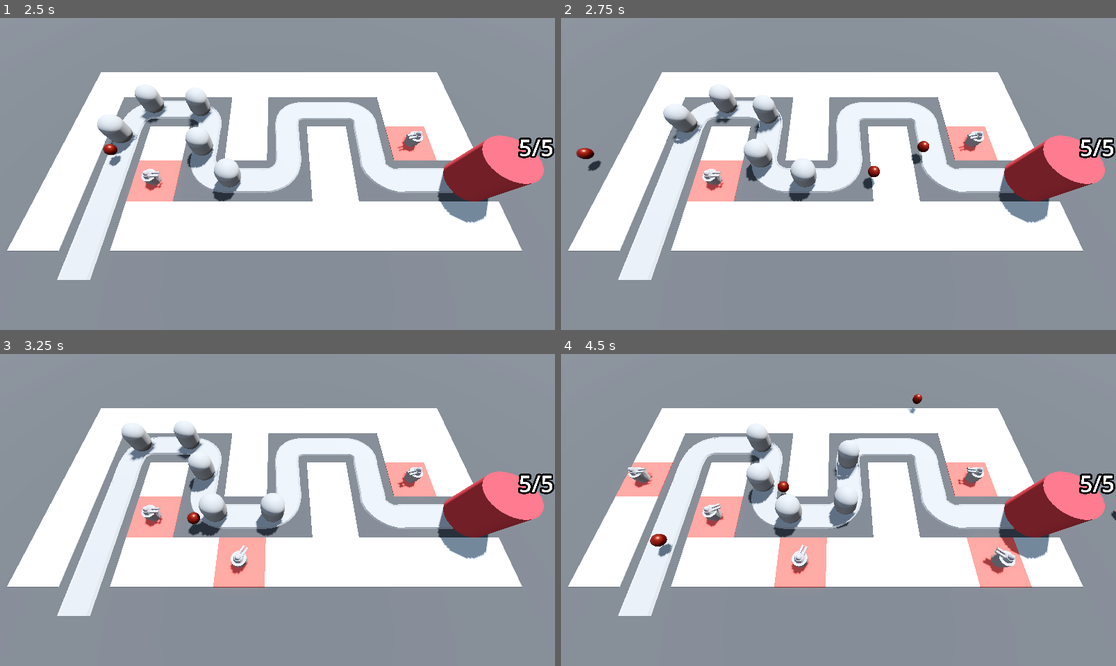
Above: before the commit, frames 1-4 (two rows, left to right).
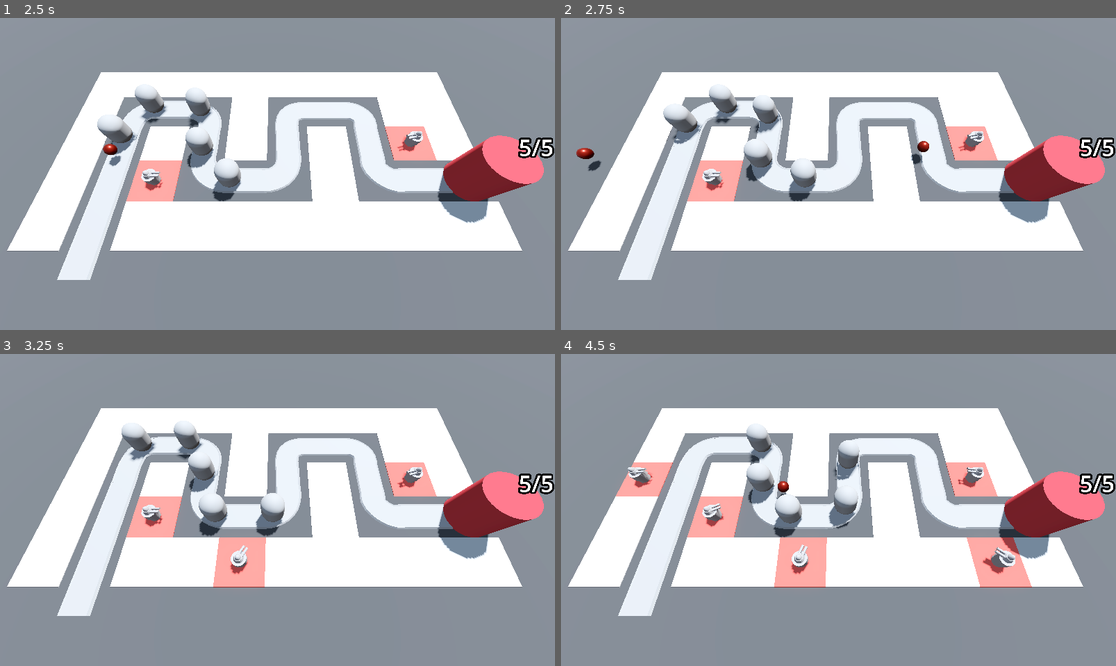
Above: after the commit, the same moments.

Repository: prokosim/barbar-blast
Game: Godot game, scene res://BaseLevel.tscn
Same seed, same stepped clock (60 frames per second), same inputs: the game is played once before the commit and once after it.
Inputs (mouse positions are in pixels of both pictures, inside the frame that each line leads up to):
- Up to frame 1 (2.5 s): move the mouse to (399, 158) at 0.52 s; press the mouse at (399, 158) at 0.53 s; move the mouse to (166, 189) at 1.27 s; release the mouse at (166, 189) at 1.28 s; click (166, 189) at 1.35 s; move the mouse to (333, 105) at 2.02 s; press the mouse at (333, 105) at 2.03 s
- Up to frame 2 (2.75 s): no input
- Up to frame 3 (3.25 s): move the mouse to (249, 572) at 2.77 s; release the mouse at (249, 572) at 2.78 s; click (249, 572) at 2.85 s
- Up to frame 4 (4.5 s): move the mouse to (1005, 556) at 3.52 s; press the mouse at (1005, 556) at 3.53 s; move the mouse to (672, 463) at 4.27 s; release the mouse at (672, 463) at 4.28 s; click (672, 463) at 4.35 s

Frame 1 is identical in both runs. In frame 2, 0.1% of the frame differs, in the area x 54-58%, y 47-56%; in frame 3, 0.1%; in frame 4, 0.3%, in the area x 16-100%, y 12-66%.

Commit message:
bullets flying

Diff:
--- a/Enemy/enemy.tscn
+++ b/Enemy/enemy.tscn
@@ -1,8 +1,12 @@
-[gd_scene load_steps=3 format=3 uid="uid://cwb5tvyhhlosf"]
+[gd_scene load_steps=4 format=3 uid="uid://cwb5tvyhhlosf"]
 
 [ext_resource type="Script" path="res://Enemy/enemy.gd" id="1_2vkdj"]
 
 [sub_resource type="CapsuleMesh" id="CapsuleMesh_hlgin"]
+radius = 1.0
+height = 3.0
+
+[sub_resource type="CapsuleShape3D" id="CapsuleShape3D_5q5m8"]
 radius = 1.0
 height = 3.0
 
@@ -14,3 +18,9 @@
 [node name="MeshInstance3D" type="MeshInstance3D" parent="."]
 transform = Transform3D(1, 0, 0, 0, 1, 0, 0, 0, 1, 0, 1.5, 0)
 mesh = SubResource("CapsuleMesh_hlgin")
+
+[node name="EnemyArea3D" type="Area3D" parent="." groups=["enemy_area"]]
+
+[node name="CollisionShape3D" type="CollisionShape3D" parent="EnemyArea3D"]
+transform = Transform3D(1, 0, 0, 0, 1, 0, 0, 0, 1, 0, 1.5, 0)
+shape = SubResource("CapsuleShape3D_5q5m8")
--- a/Turret/projectile.gd
+++ b/Turret/projectile.gd
@@ -9,3 +9,9 @@
 
 func _on_timer_timeout() -> void:
 	queue_free()
+
+
+func _on_area_entered(area: Area3D) -> void:
+	if area.is_in_group("enemy_area"):
+		print(area)
+		queue_free()
--- a/Turret/projectile.tscn
+++ b/Turret/projectile.tscn
@@ -27,4 +27,5 @@
 wait_time = 2.0
 autostart = true
 
+[connection signal="area_entered" from="." to="." method="_on_area_entered"]
 [connection signal="timeout" from="Timer" to="." method="_on_timer_timeout"]
--- a/project.godot
+++ b/project.godot
@@ -18,6 +18,7 @@
 [global_group]
 
 base=""
+enemy_area=""
 
 [input]
 
